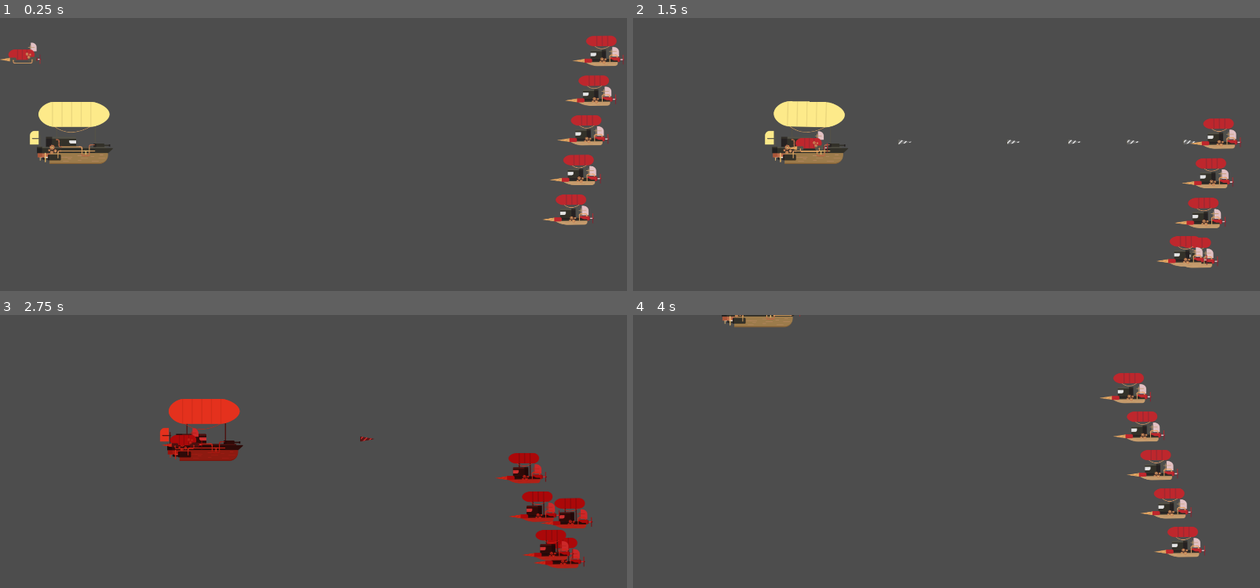
Above: before the commit, frames 1-4 (two rows, left to right).
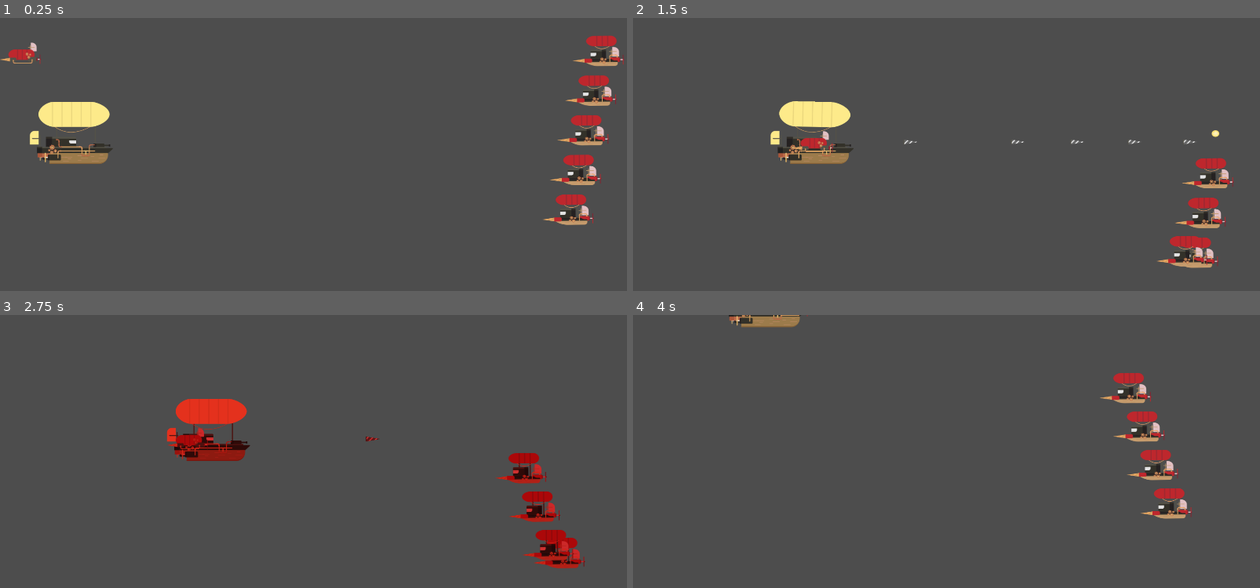
Above: after the commit, the same moments.

Repository: luishernandezg/arkanet
Game: Godot game, scene res://Scenes/Nivel1.tscn
The game is run twice, just before and just after one commit, with the same random seed, the same clock (stepped at 60 frames per second) and the same inputs.
Inputs (mouse positions are in pixels of both pictures, inside the frame that each line leads up to):
- Up to frame 1 (0.25 s): no input
- Up to frame 2 (1.5 s): move the mouse to (1084, 176) at 0.52 s; hold D (move_right) 0.53-1.28 s; hold Right mouse button (attack) 0.53-1.28 s; move the mouse to (821, 211) at 1.27 s; hold A (move_left) from 1.28 s (still down); right-click (821, 211) at 1.35 s
- Up to frame 3 (2.75 s): move the mouse to (376, 413) at 2.02 s; release A (move_left) at 2.03 s; hold D (move_right) from 2.03 s (still down); hold Z (damage_test) from 2.03 s (still down); right-click (376, 413) at 2.3 s
- Up to frame 4 (4 s): move the mouse to (915, 560) at 2.77 s; release D (move_right) at 2.78 s; release Z (damage_test) at 2.78 s; hold W (move_up) 2.78-3.53 s; tap S (move_dowm) at 2.85 s; right-click (915, 560) at 3.05 s; move the mouse to (1134, 544) at 3.52 s; hold A (move_left) from 3.53 s (still down); hold Right mouse button (attack) from 3.53 s (still down)

The runs differ from the first frame. In frame 1, less than 0.1% of the frame differs, in the area x 90-100%, y 13-76%; in frame 2, 1.4%; in frame 3, 1.5%, in the area x 25-95%, y 30-79%; in frame 4, 0.7%.

Commit message:
added enemy explosions and shot action - clase 10

Diff:
--- a/Scenes/enemy_group.tscn
+++ b/Scenes/enemy_group.tscn
@@ -1,7 +1,9 @@
-[gd_scene load_steps=11 format=3 uid="uid://8qhymcei0n4c"]
+[gd_scene load_steps=23 format=3 uid="uid://8qhymcei0n4c"]
 
 [ext_resource type="Texture2D" uid="uid://dwnve0vjsm0m6" path="res://Assets/enemigos/enemigo1.png" id="1_gypyv"]
 [ext_resource type="Script" path="res://Scripts/enemy_group.gd" id="1_n6toj"]
+[ext_resource type="Script" path="res://Scripts/enemy.gd" id="2_q8f1a"]
+[ext_resource type="Texture2D" uid="uid://bv2n844lrou7r" path="res://Assets/enemigos/explosion.png" id="4_557ua"]
 
 [sub_resource type="Curve2D" id="Curve2D_44mj1"]
 _data = {
@@ -29,6 +31,46 @@
 atlas = ExtResource("1_gypyv")
 region = Rect2(624, 0, 156, 110)
 
+[sub_resource type="AtlasTexture" id="AtlasTexture_aro1a"]
+atlas = ExtResource("4_557ua")
+region = Rect2(0, 0, 200, 170)
+
+[sub_resource type="AtlasTexture" id="AtlasTexture_btjc8"]
+atlas = ExtResource("4_557ua")
+region = Rect2(200, 0, 200, 170)
+
+[sub_resource type="AtlasTexture" id="AtlasTexture_qq55n"]
+atlas = ExtResource("4_557ua")
+region = Rect2(400, 0, 200, 170)
+
+[sub_resource type="AtlasTexture" id="AtlasTexture_qpulj"]
+atlas = ExtResource("4_557ua")
+region = Rect2(600, 0, 200, 170)
+
+[sub_resource type="AtlasTexture" id="AtlasTexture_vkxxf"]
+atlas = ExtResource("4_557ua")
+region = Rect2(800, 0, 200, 170)
+
+[sub_resource type="AtlasTexture" id="AtlasTexture_g5jsl"]
+atlas = ExtResource("4_557ua")
+region = Rect2(1000, 0, 200, 170)
+
+[sub_resource type="AtlasTexture" id="AtlasTexture_pdr3a"]
+atlas = ExtResource("4_557ua")
+region = Rect2(1200, 0, 200, 170)
+
+[sub_resource type="AtlasTexture" id="AtlasTexture_mxds4"]
+atlas = ExtResource("4_557ua")
+region = Rect2(1400, 0, 200, 170)
+
+[sub_resource type="AtlasTexture" id="AtlasTexture_wm0b1"]
+atlas = ExtResource("4_557ua")
+region = Rect2(1600, 0, 200, 170)
+
+[sub_resource type="AtlasTexture" id="AtlasTexture_nhkqm"]
+atlas = ExtResource("4_557ua")
+region = Rect2(1800, 0, 200, 170)
+
 [sub_resource type="SpriteFrames" id="SpriteFrames_2nv8c"]
 animations = [{
 "frames": [{
@@ -50,6 +92,41 @@
 "loop": true,
 "name": &"Idle",
 "speed": 20.0
+}, {
+"frames": [{
+"duration": 1.0,
+"texture": SubResource("AtlasTexture_aro1a")
+}, {
+"duration": 1.0,
+"texture": SubResource("AtlasTexture_btjc8")
+}, {
+"duration": 1.0,
+"texture": SubResource("AtlasTexture_qq55n")
+}, {
+"duration": 1.0,
+"texture": SubResource("AtlasTexture_qpulj")
+}, {
+"duration": 1.0,
+"texture": SubResource("AtlasTexture_vkxxf")
+}, {
+"duration": 1.0,
+"texture": SubResource("AtlasTexture_g5jsl")
+}, {
+"duration": 1.0,
+"texture": SubResource("AtlasTexture_pdr3a")
+}, {
+"duration": 1.0,
+"texture": SubResource("AtlasTexture_mxds4")
+}, {
+"duration": 1.0,
+"texture": SubResource("AtlasTexture_wm0b1")
+}, {
+"duration": 1.0,
+"texture": SubResource("AtlasTexture_nhkqm")
+}],
+"loop": false,
+"name": &"explosion",
+"speed": 15.0
 }]
 
 [sub_resource type="CapsuleShape2D" id="CapsuleShape2D_4syks"]
@@ -67,18 +144,17 @@
 rotates = false
 loop = false
 
-[node name="Enemy" type="Area2D" parent="PathFollow2D"]
-position = Vector2(30, 30)
-rotation = -1.7665
+[node name="Enemy" type="Area2D" parent="PathFollow2D" groups=["enemigo"]]
+position = Vector2(30, 30)
+rotation = -1.7665
+script = ExtResource("2_q8f1a")
 
 [node name="AnimatedSprite2D" type="AnimatedSprite2D" parent="PathFollow2D/Enemy"]
 position = Vector2(0.142883, 2.03226)
 rotation = 0.0192835
 sprite_frames = SubResource("SpriteFrames_2nv8c")
-animation = &"Idle"
-autoplay = "Idle"
-frame = 4
-frame_progress = 0.611116
+animation = &"explosion"
+autoplay = "Idle"
 
 [node name="CollisionShape2D" type="CollisionShape2D" parent="PathFollow2D/Enemy"]
 position = Vector2(7.64761, 19.2567)
@@ -92,9 +168,10 @@
 rotates = false
 loop = false
 
-[node name="Enemy" type="Area2D" parent="PathFollow2D5"]
-position = Vector2(30, 30)
-rotation = -1.7665
+[node name="Enemy" type="Area2D" parent="PathFollow2D5" groups=["enemigo"]]
+position = Vector2(30, 30)
+rotation = -1.7665
+script = ExtResource("2_q8f1a")
 
 [node name="AnimatedSprite2D" type="AnimatedSprite2D" parent="PathFollow2D5/Enemy"]
 position = Vector2(0.142883, 2.03226)
@@ -117,9 +194,10 @@
 rotates = false
 loop = false
 
-[node name="Enemy" type="Area2D" parent="PathFollow2D4"]
-position = Vector2(30, 30)
-rotation = -1.7665
+[node name="Enemy" type="Area2D" parent="PathFollow2D4" groups=["enemigo"]]
+position = Vector2(30, 30)
+rotation = -1.7665
+script = ExtResource("2_q8f1a")
 
 [node name="AnimatedSprite2D" type="AnimatedSprite2D" parent="PathFollow2D4/Enemy"]
 position = Vector2(0.142883, 2.03226)
@@ -142,9 +220,10 @@
 rotates = false
 loop = false
 
-[node name="Enemy" type="Area2D" parent="PathFollow2D3"]
-position = Vector2(30, 30)
-rotation = -1.7665
+[node name="Enemy" type="Area2D" parent="PathFollow2D3" groups=["enemigo"]]
+position = Vector2(30, 30)
+rotation = -1.7665
+script = ExtResource("2_q8f1a")
 
 [node name="AnimatedSprite2D" type="AnimatedSprite2D" parent="PathFollow2D3/Enemy"]
 position = Vector2(0.142883, 2.03226)
@@ -167,9 +246,10 @@
 rotates = false
 loop = false
 
-[node name="Enemy" type="Area2D" parent="PathFollow2D2"]
-position = Vector2(30, 30)
-rotation = -1.7665
+[node name="Enemy" type="Area2D" parent="PathFollow2D2" groups=["enemigo"]]
+position = Vector2(30, 30)
+rotation = -1.7665
+script = ExtResource("2_q8f1a")
 
 [node name="AnimatedSprite2D" type="AnimatedSprite2D" parent="PathFollow2D2/Enemy"]
 position = Vector2(0.142883, 2.03226)
@@ -177,8 +257,6 @@
 sprite_frames = SubResource("SpriteFrames_2nv8c")
 animation = &"Idle"
 autoplay = "Idle"
-frame = 1
-frame_progress = 0.638889
 
 [node name="CollisionShape2D" type="CollisionShape2D" parent="PathFollow2D2/Enemy"]
 position = Vector2(7.64761, 19.2567)
--- a/Scenes/enemy_with_target.tscn
+++ b/Scenes/enemy_with_target.tscn
@@ -1,7 +1,48 @@
-[gd_scene load_steps=11 format=3 uid="uid://dmd3tlnw0xnp6"]
+[gd_scene load_steps=22 format=3 uid="uid://dmd3tlnw0xnp6"]
 
 [ext_resource type="Script" path="res://Scripts/enemy_with_target.gd" id="1_sc75d"]
 [ext_resource type="Texture2D" uid="uid://gw31o15v0myl" path="res://Assets/enemigos/enemigo2.png" id="1_xr8gv"]
+[ext_resource type="Texture2D" uid="uid://bv2n844lrou7r" path="res://Assets/enemigos/explosion.png" id="2_rhfww"]
+
+[sub_resource type="AtlasTexture" id="AtlasTexture_5rhke"]
+atlas = ExtResource("2_rhfww")
+region = Rect2(0, 0, 200, 170)
+
+[sub_resource type="AtlasTexture" id="AtlasTexture_i838v"]
+atlas = ExtResource("2_rhfww")
+region = Rect2(200, 0, 200, 170)
+
+[sub_resource type="AtlasTexture" id="AtlasTexture_ghwi2"]
+atlas = ExtResource("2_rhfww")
+region = Rect2(400, 0, 200, 170)
+
+[sub_resource type="AtlasTexture" id="AtlasTexture_lxvws"]
+atlas = ExtResource("2_rhfww")
+region = Rect2(600, 0, 200, 170)
+
+[sub_resource type="AtlasTexture" id="AtlasTexture_ixntd"]
+atlas = ExtResource("2_rhfww")
+region = Rect2(800, 0, 200, 170)
+
+[sub_resource type="AtlasTexture" id="AtlasTexture_8jnpu"]
+atlas = ExtResource("2_rhfww")
+region = Rect2(1000, 0, 200, 170)
+
+[sub_resource type="AtlasTexture" id="AtlasTexture_h5d4n"]
+atlas = ExtResource("2_rhfww")
+region = Rect2(1200, 0, 200, 170)
+
+[sub_resource type="AtlasTexture" id="AtlasTexture_54mr4"]
+atlas = ExtResource("2_rhfww")
+region = Rect2(1400, 0, 200, 170)
+
+[sub_resource type="AtlasTexture" id="AtlasTexture_o2vt6"]
+atlas = ExtResource("2_rhfww")
+region = Rect2(1600, 0, 200, 170)
+
+[sub_resource type="AtlasTexture" id="AtlasTexture_s7gsj"]
+atlas = ExtResource("2_rhfww")
+region = Rect2(1800, 0, 200, 170)
 
 [sub_resource type="AtlasTexture" id="AtlasTexture_60p88"]
 atlas = ExtResource("1_xr8gv")
@@ -31,6 +72,41 @@
 animations = [{
 "frames": [{
 "duration": 1.0,
+"texture": SubResource("AtlasTexture_5rhke")
+}, {
+"duration": 1.0,
+"texture": SubResource("AtlasTexture_i838v")
+}, {
+"duration": 1.0,
+"texture": SubResource("AtlasTexture_ghwi2")
+}, {
+"duration": 1.0,
+"texture": SubResource("AtlasTexture_lxvws")
+}, {
+"duration": 1.0,
+"texture": SubResource("AtlasTexture_ixntd")
+}, {
+"duration": 1.0,
+"texture": SubResource("AtlasTexture_8jnpu")
+}, {
+"duration": 1.0,
+"texture": SubResource("AtlasTexture_h5d4n")
+}, {
+"duration": 1.0,
+"texture": SubResource("AtlasTexture_54mr4")
+}, {
+"duration": 1.0,
+"texture": SubResource("AtlasTexture_o2vt6")
+}, {
+"duration": 1.0,
+"texture": SubResource("AtlasTexture_s7gsj")
+}],
+"loop": false,
+"name": &"explosion",
+"speed": 15.0
+}, {
+"frames": [{
+"duration": 1.0,
 "texture": SubResource("AtlasTexture_60p88")
 }, {
 "duration": 1.0,
@@ -57,12 +133,12 @@
 radius = 23.8974
 height = 72.0885
 
-[node name="EnemyWithTarget" type="Area2D"]
+[node name="EnemyWithTarget" type="Area2D" groups=["enemigo"]]
 script = ExtResource("1_sc75d")
 
 [node name="AnimatedSprite2D" type="AnimatedSprite2D" parent="."]
 sprite_frames = SubResource("SpriteFrames_6p87e")
-animation = &"idle"
+animation = &"explosion"
 autoplay = "idle"
 
 [node name="CollisionShape2D" type="CollisionShape2D" parent="."]
--- a/Scenes/shot.tscn
+++ b/Scenes/shot.tscn
@@ -1,6 +1,7 @@
-[gd_scene load_steps=12 format=3 uid="uid://c0flgw3oxklhp"]
+[gd_scene load_steps=13 format=3 uid="uid://c0flgw3oxklhp"]
 
 [ext_resource type="Texture2D" uid="uid://bqvbh66wbkh15" path="res://Assets/disparo/disparo.png" id="1_a1n53"]
+[ext_resource type="Script" path="res://Scripts/shot.gd" id="1_k4asw"]
 
 [sub_resource type="AtlasTexture" id="AtlasTexture_t4ycy"]
 atlas = ExtResource("1_a1n53")
@@ -69,6 +70,7 @@
 [node name="RigidBody2D" type="RigidBody2D"]
 gravity_scale = 0.0
 linear_velocity = Vector2(1500, 0)
+script = ExtResource("1_k4asw")
 
 [node name="AnimatedSprite2D" type="AnimatedSprite2D" parent="."]
 sprite_frames = SubResource("SpriteFrames_waa3w")
@@ -88,3 +90,5 @@
 position = Vector2(28.9935, -0.499916)
 rotation = 0.00563187
 shape = SubResource("RectangleShape2D_lb43y")
+
+[connection signal="area_entered" from="Area2D" to="." method="_on_area_2d_area_entered"]
--- a/Scripts/character.gd
+++ b/Scripts/character.gd
@@ -3,7 +3,6 @@
 @export var speed: float = 600.0
 @onready var shot = preload("res://Scenes/shot.tscn")
 @onready var playback: AnimationNodeStateMachinePlayback = $AnimationTree.get("parameters/playback")
-@onready var parent = get_parent()
 
 var cooldown = true
 
@@ -38,9 +37,11 @@
 	if cooldown:
 		cooldown = false
 		$Timer.start()
-		var shot_isntance = shot.instantiate()
+		var shot_isntance: Node2D = shot.instantiate()
 		shot_isntance.position = $ShotPos.global_position
-		parent.add_child(shot_isntance)
+		add_child(shot_isntance)
+		# with top_level set to true the shot isntance is no afected by his parent
+		shot_isntance.top_level = true
 
 
 
--- /dev/null
+++ b/Scripts/enemy.gd
@@ -0,0 +1,18 @@
+extends Area2D
+
+
+# Called when the node enters the scene tree for the first time.
+func _ready() -> void:
+	pass # Replace with function body.
+
+
+# Called every frame. 'delta' is the elapsed time since the previous frame.
+func _process(delta: float) -> void:
+	pass
+
+func set_explosion() -> void:
+	collision_mask = 0
+	collision_layer = 0
+	$AnimatedSprite2D.animation = "explosion"
+	await $AnimatedSprite2D.animation_finished
+	queue_free()
--- a/Scripts/enemy_with_target.gd
+++ b/Scripts/enemy_with_target.gd
@@ -3,6 +3,13 @@
 @export var  speed: float = 500.0
 @onready var character = get_tree().get_nodes_in_group("characters")
 
+func set_explosion() -> void:
+	collision_mask = 0
+	collision_layer = 0
+	$AnimatedSprite2D.animation = "explosion"
+	await $AnimatedSprite2D.animation_finished
+	queue_free()
+
 # Called every frame. 'delta' is the elapsed time since the previous frame.
 func _physics_process(delta: float) -> void:
 	var posicion_character = character[0].global_position
--- /dev/null
+++ b/Scripts/shot.gd
@@ -0,0 +1,18 @@
+extends RigidBody2D
+
+
+# Called when the node enters the scene tree for the first time.
+func _ready() -> void:
+	pass # Replace with function body.
+
+
+# Called every frame. 'delta' is the elapsed time since the previous frame.
+func _process(delta: float) -> void:
+	pass
+
+
+func _on_area_2d_area_entered(area: Area2D) -> void:
+	print("enemigo")
+	if area.is_in_group("enemigo"):
+		print("enemigo")
+		area.set_explosion()
